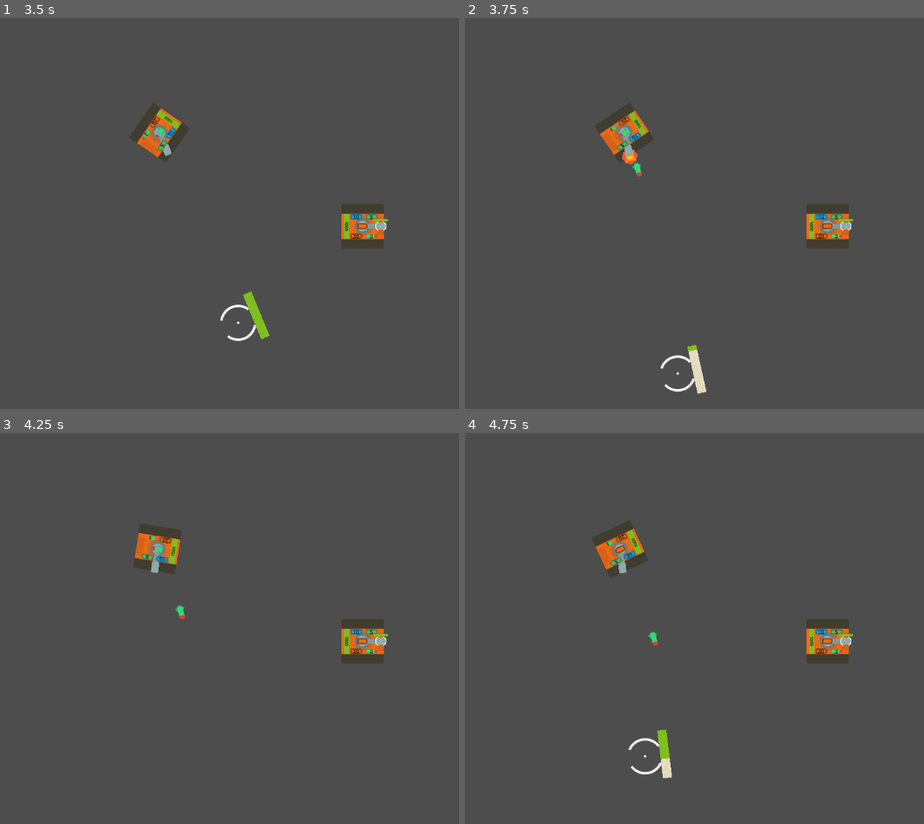
Above: before the commit, frames 1-4 (two rows, left to right).
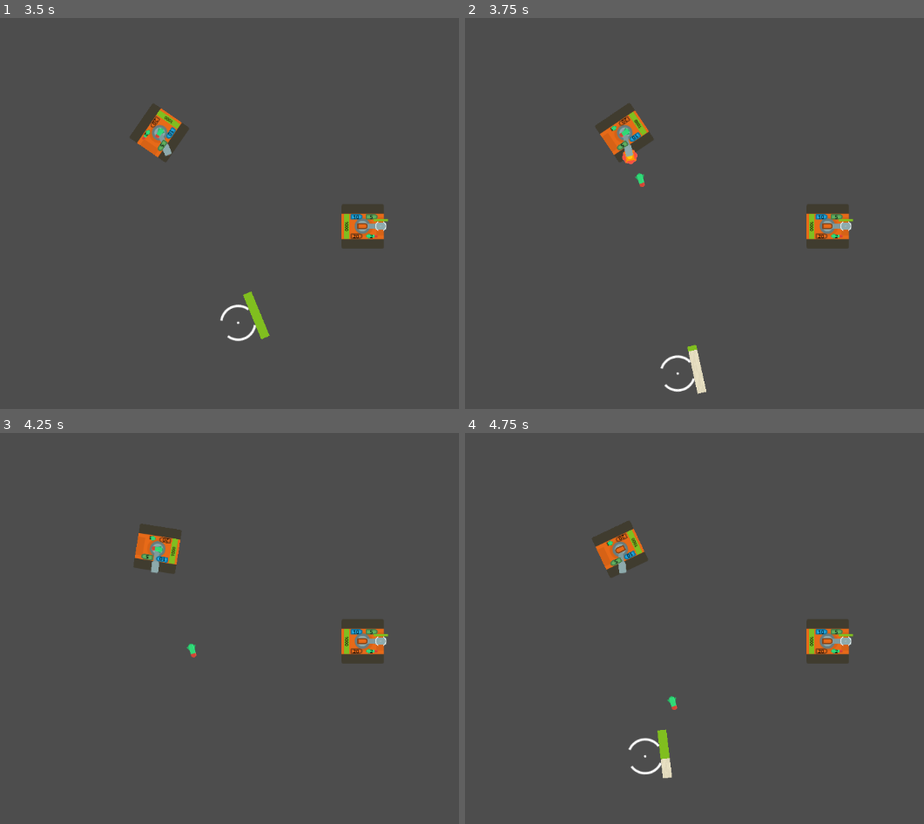
Above: after the commit, the same moments.

Repository: KakCmambnporpawwucmow/tanks_kidz
Game: Godot game, scene res://layers/test.tscn
Same seed, same stepped clock (60 frames per second), same inputs: the game is played once before the commit and once after it.
Inputs (mouse positions are in pixels of both pictures, inside the frame that each line leads up to):
- Up to frame 1 (3.5 s): tap Enter at 0.5 s; move the mouse to (outside the picture) at 0.52 s; hold E (ammo_ap) 0.53-1.28 s; hold D (rotate_right) 0.53-2.03 s; tap W (move_forward) at 0.77, 1.52, 3.02 s; move the mouse to (183, 233) at 1.27 s; tap R (ammo_he) at 1.35 s; move the mouse to (390, 127) at 2.02 s; hold A (rotate_left) 2.03-2.78 s; hold F (ammo_heat) 2.03-2.78 s; move the mouse to (284, 291) at 2.77 s; hold D (rotate_right) from 2.78 s (still down); tap C (ammo_missile) at 2.85 s
- Up to frame 2 (3.75 s): keep holding D (rotate_right); move the mouse to (outside the picture) at 3.52 s; press the mouse at (outside the picture) at 3.53 s
- Up to frame 3 (4.25 s): keep holding D (rotate_right); tap W (move_forward) at 3.77 s
- Up to frame 4 (4.75 s): move the mouse to (575, 569) at 4.27 s; release D (rotate_right) at 4.28 s; release the mouse at (575, 569) at 4.28 s; hold A (rotate_left) from 4.28 s (still down); tap E (ammo_ap) at 4.35 s; tap W (move_forward) at 4.52 s

Frame 1 is identical in both runs. In frame 2, less than 0.1% of the frame differs, in the area x 36-40%, y 36-44%; in frame 3, 0.1%; in frame 4, 0.1%, in the area x 39-47%, y 50-71%.

Commit message:
UPDATE
Значения скорости полета, урона и пробития выставлены по разному для разных снарядов.

Diff:
--- a/entities/projectiles/he_round.tscn
+++ b/entities/projectiles/he_round.tscn
@@ -4,7 +4,9 @@
 [ext_resource type="Texture2D" uid="uid://bujjlwtp52vgs" path="res://assets/graphics/projectiles/he_shell.png" id="2_ns17x"]
 
 [node name="Projectile" instance=ExtResource("1_i37io")]
-initial_speed = 200.0
+initial_speed = 400.0
+damage = 300
+armor_penetration = 40
 
 [node name="view" parent="." index="2"]
 position = Vector2(-4.0000005, 4.172325e-07)
--- a/entities/projectiles/heat_round.tscn
+++ b/entities/projectiles/heat_round.tscn
@@ -4,6 +4,9 @@
 [ext_resource type="Texture2D" uid="uid://bxx8b70nmy7hn" path="res://assets/graphics/projectiles/heat_shell.png" id="2_v2ry8"]
 
 [node name="Projectile" instance=ExtResource("1_7wrv0")]
+initial_speed = 400.0
+damage = 50
+armor_penetration = 100
 
 [node name="view" parent="." index="2"]
 position = Vector2(-4.0000005, 0)
--- a/entities/projectiles/missile.tscn
+++ b/entities/projectiles/missile.tscn
@@ -4,8 +4,9 @@
 [ext_resource type="Texture2D" uid="uid://boht7lhjuayyi" path="res://assets/graphics/projectiles/tank_bullet3.png" id="2_wjolt"]
 
 [node name="Projectile" instance=ExtResource("1_lqkrn")]
-initial_speed = 100.0
-describe = "Missile"
+initial_speed = 200.0
+damage = 300
+armor_penetration = 70
 
 [node name="view" parent="." index="2"]
 position = Vector2(-3.9999998, 0)
